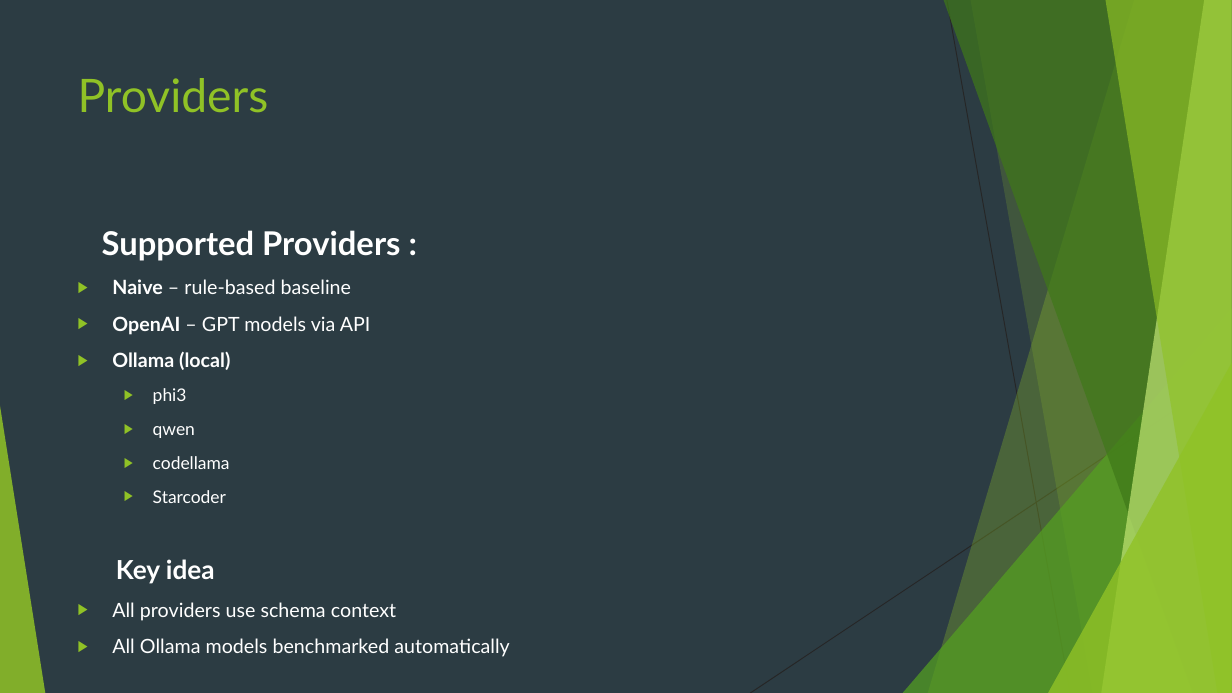
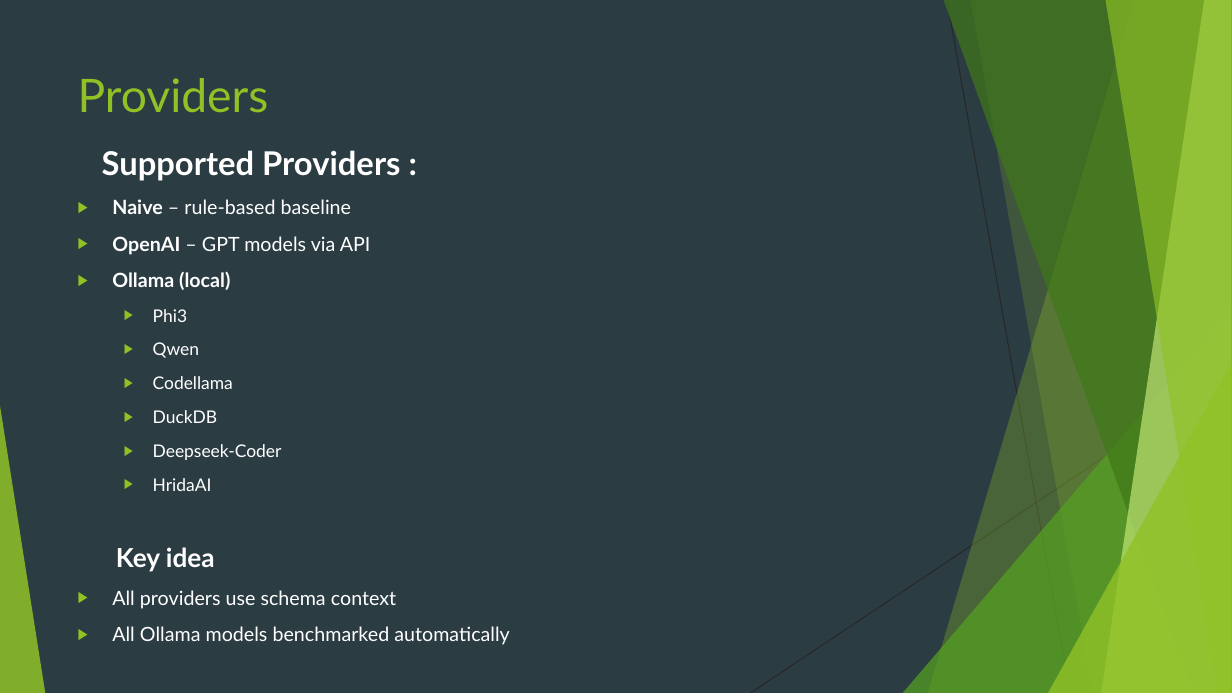
Before and after one commit to dvmizew/DumiDom, a slide deck: slide 5 of docs/Presentation.pptx. Drawn at 1232x693 pixels with LibreOffice and Linux fonts; fonts in the diff are those of the drawing. Boxes give left, top, right and bottom in pixels: in the first picture for what was removed or moved away, otherwise in the second. Text is boxed around its words. In the diff, an @@ line names an element or a change of style, - is before the commit and + after.

Commit message:
changed ollama models

```diff
--- a/docs/Presentation.pptx
+++ b/docs/Presentation.pptx
@@ text "Supported Providers :": place and size @@
-text "Supported Providers :" at box(102, 230, 510, 657)
+text "Supported Providers :" at box(102, 150, 510, 645)
@@ text at box(153, 309, 282, 491): text changed @@
-  ▶ phi3
-  ▶ qwen
-  ▶ codellama
-  ▶ Starcoder
+  ▶ Phi3
+  ▶ Qwen
+  ▶ Codellama
+  ▶ DuckDB
+  ▶ Deepseek-Coder
+  ▶ HridaAI
```
Also in this commit, not shown: 1 other slide changed, 4 other files.
